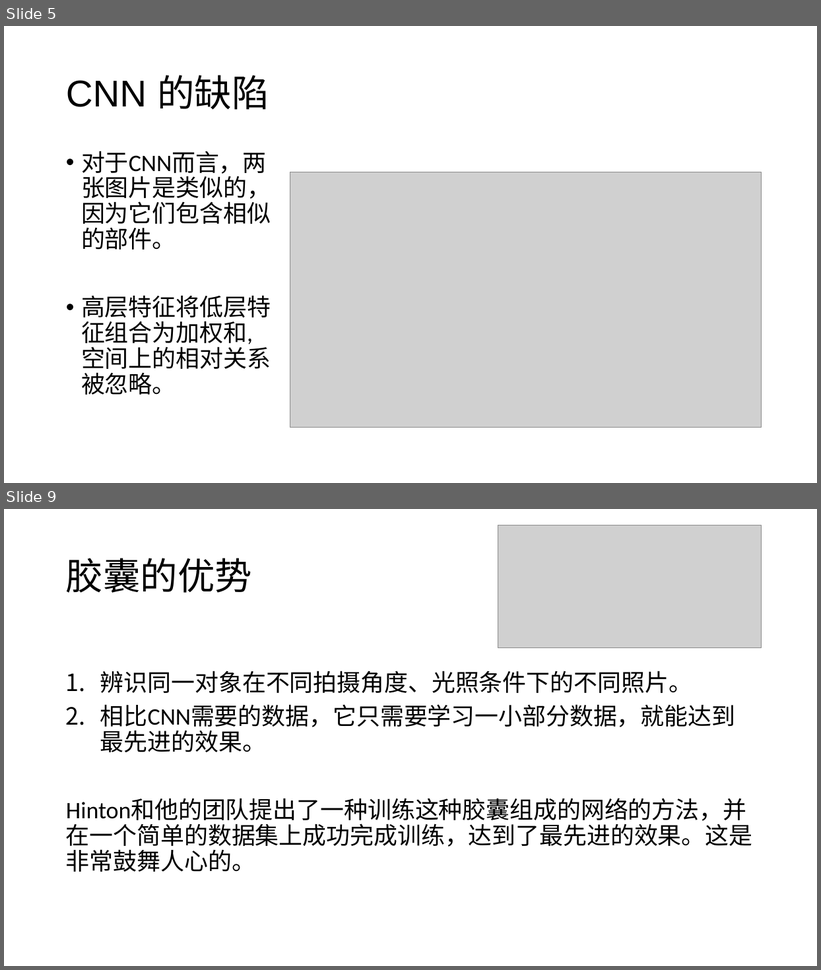
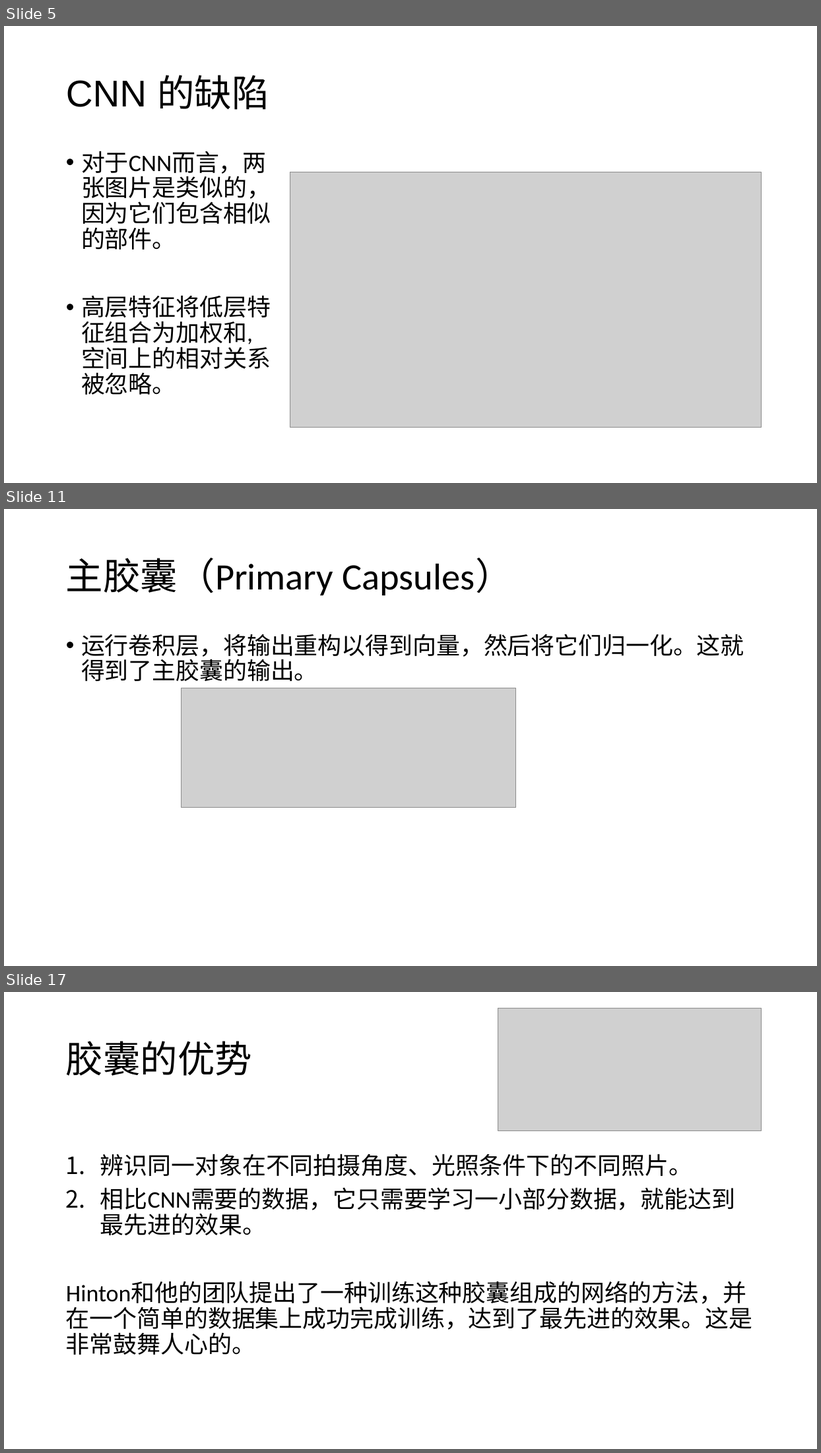
Before and after one commit to foamliu/Learning-DL, a slide deck: capsnet/CapsNet.pptx. Shown one above the other, each under a label of ours: slides 5 and 9 before the commit, slides 5, 11 and 17 after it; the slides between them are not shown. The pictures are 821x970 and 821x1453 pixels, drawn with LibreOffice and Linux fonts; fonts in the diff are those of the drawing; grey boxes stand for pictures. Boxes give left, top, right and bottom in pixels: in the first picture for what was removed or moved away, otherwise in the second. Text is boxed around its words. In the diff, an @@ line names an element or a change of style, - is before the commit and + after.

```diff
--- a/capsnet/CapsNet.pptx
+++ b/capsnet/CapsNet.pptx
@@ slide 11 added at (4, 509, 817, 966), background #FFFFFF @@
@@ title added at (66, 558, 512, 595), 44 pt, text #000000 @@
+主胶囊（Primary Capsules）
@@ text added at (81, 634, 745, 681), 28 pt, text #000000 @@
+• 运行卷积层，将输出重构以得到向量，然后将它们归一化。这就得到了主胶囊的输出。
@@ picture added at (182, 689, 516, 808) @@
@@ what was slide 9 is now slide 17 @@
```
Also in this commit, not shown: 5 slides changed, 9 other slides added, 2 slides removed, 1 other file.
